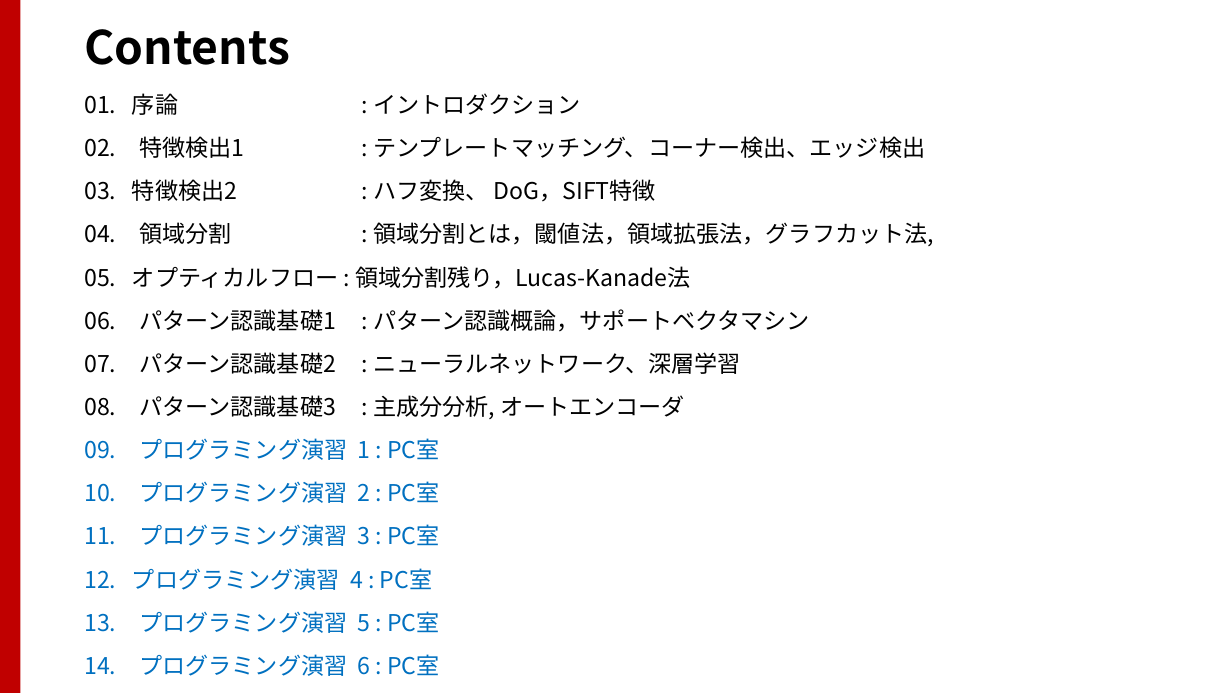
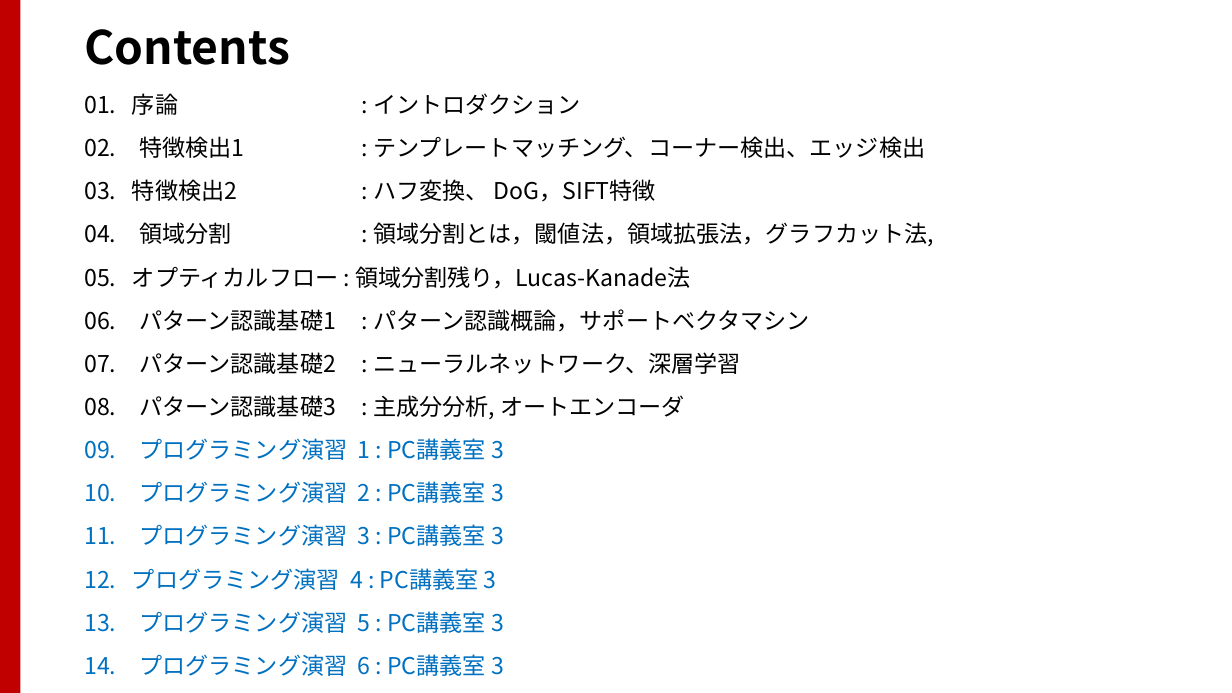
Before and after one commit to TakashiIjiri/TakashiIjiri.github.io, a slide deck: slide 2 of classes/cv/cv8.pptx. Drawn at 1232x693 pixels with LibreOffice and Linux fonts; fonts in the diff are those of the drawing. Boxes give left, top, right and bottom in pixels: in the first picture for what was removed or moved away, otherwise in the second. Text is boxed around its words. In the diff, an @@ line names an element or a change of style, - is before the commit and + after.

```diff
--- a/classes/cv/cv8.pptx
+++ b/classes/cv/cv8.pptx
@@ text at (84,438,504,676): text changed @@
-09. プログラミング演習 1 : PC室
-10. プログラミング演習 2 : PC室
-11. プログラミング演習 3 : PC室
-12. プログラミング演習 4 : PC室
-13. プログラミング演習 5 : PC室
-14. プログラミング演習 6 : PC室
+09. プログラミング演習 1 : PC講義室 3
+10. プログラミング演習 2 : PC講義室 3
+11. プログラミング演習 3 : PC講義室 3
+12. プログラミング演習 4 : PC講義室 3
+13. プログラミング演習 5 : PC講義室 3
+14. プログラミング演習 6 : PC講義室 3
```
Also in this commit, not shown: 14 other slides changed, 1 other file.
